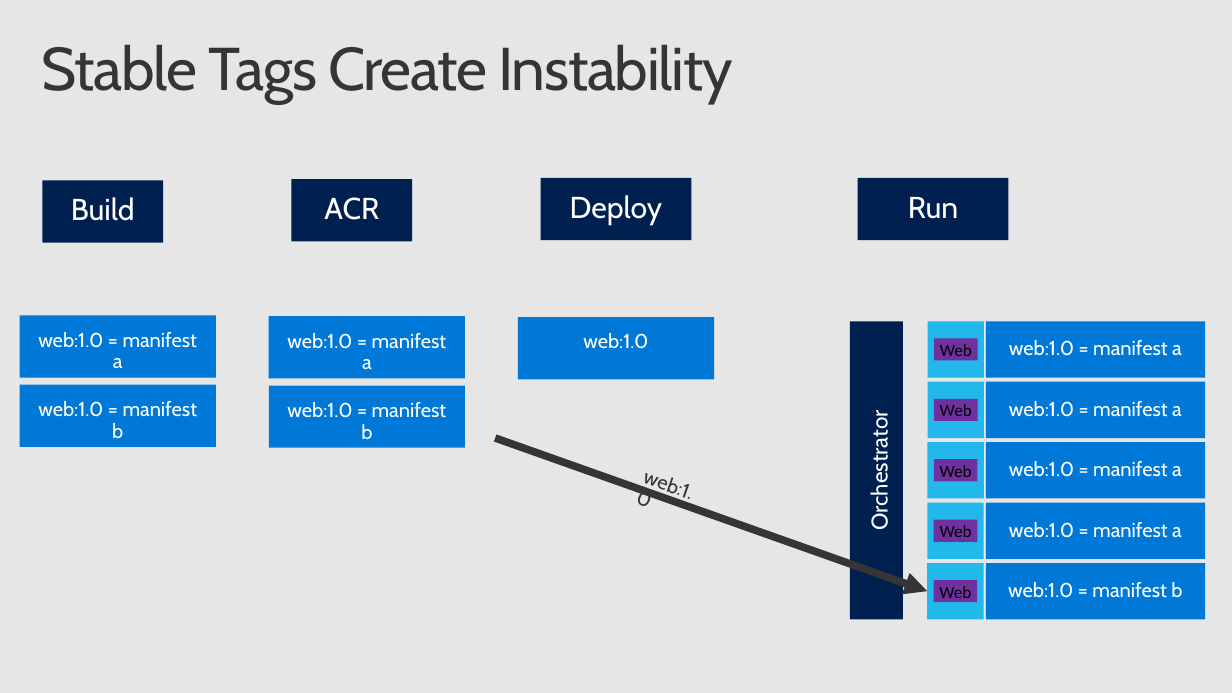
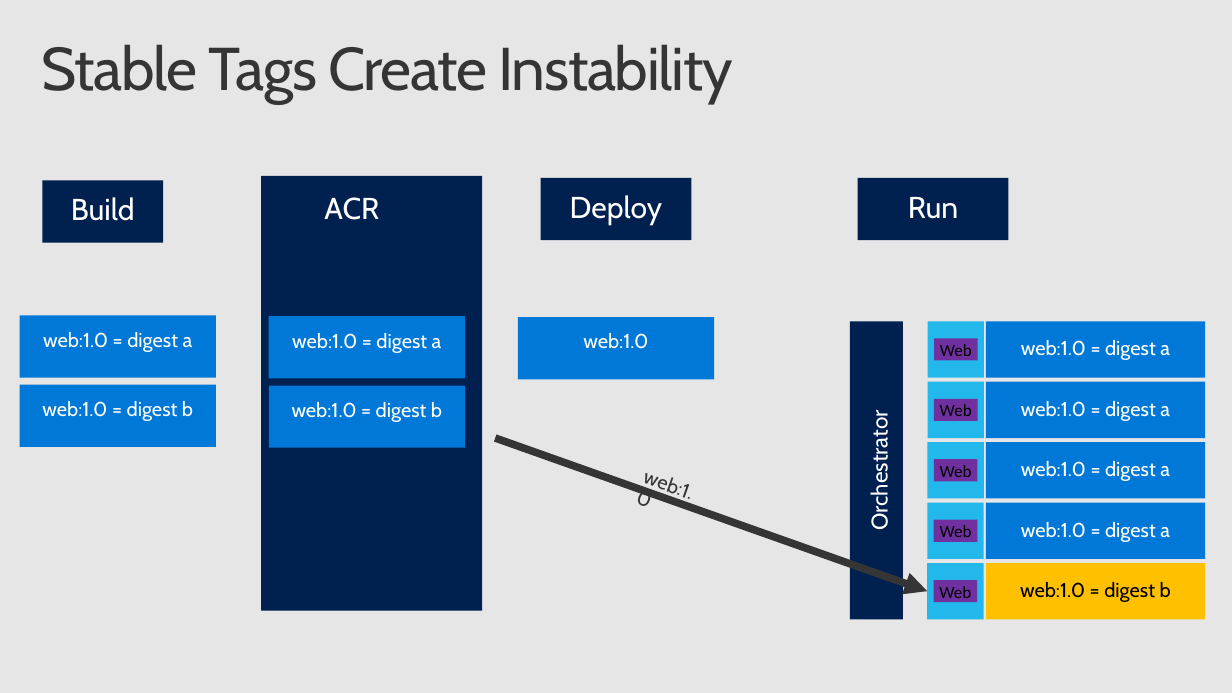
Before and after one commit to SteveLasker/Presentations, a slide deck: slide 23 of DockerGeneral/AzureContainersE2E.pptx (slide 21 before the commit). Drawn at 1232x693 pixels with LibreOffice and Linux fonts; fonts in the diff are those of the drawing; background and template pictures are left out. Boxes give left, top, right and bottom in pixels: in the first picture for what was removed or moved away, otherwise in the second. Text is boxed around its words. In the diff, an @@ line names an element or a change of style, - is before the commit and + after.

Commit message:
Updates

```diff
--- a/DockerGeneral/AzureContainersE2E.pptx
+++ b/DockerGeneral/AzureContainersE2E.pptx
@@ rectangle added at box(261, 176, 482, 611), fill #002050, 24 pt, text #FFFFFF @@
+ACR
@@ text in rectangle at box(43, 332, 193, 352): text changed @@
-web:1.0 = manifest a
+web:1.0 = digest a
@@ text in rectangle at box(292, 333, 442, 353): text changed @@
-web:1.0 = manifest a
+web:1.0 = digest a
@@ text in rectangle at box(1021, 340, 1170, 360): text changed @@
-web:1.0 = manifest a
+web:1.0 = digest a
@@ text in rectangle at box(42, 401, 193, 421): text changed @@
-web:1.0 = manifest b
+web:1.0 = digest b
@@ text in rectangle at box(292, 402, 442, 422): text changed @@
-web:1.0 = manifest b
+web:1.0 = digest b
@@ text in rectangle at box(1021, 401, 1170, 421): text changed @@
-web:1.0 = manifest a
+web:1.0 = digest a
@@ text in rectangle at box(1021, 461, 1170, 481): text changed @@
-web:1.0 = manifest a
+web:1.0 = digest a
@@ text in rectangle at box(1021, 522, 1170, 542): text changed @@
-web:1.0 = manifest a
+web:1.0 = digest a
@@ rectangle "web:1.0 = digest b" at box(986, 563, 1205, 619): fill #0078D7 to #FFC000 @@
@@ text in rectangle at box(1020, 582, 1171, 602): text changed; text colour #FFFFFF to #000000 @@
-web:1.0 = manifest b
+web:1.0 = digest b
```
Also in this commit, not shown: 8 other slides changed, 12 slides added, 1 slide removed.
